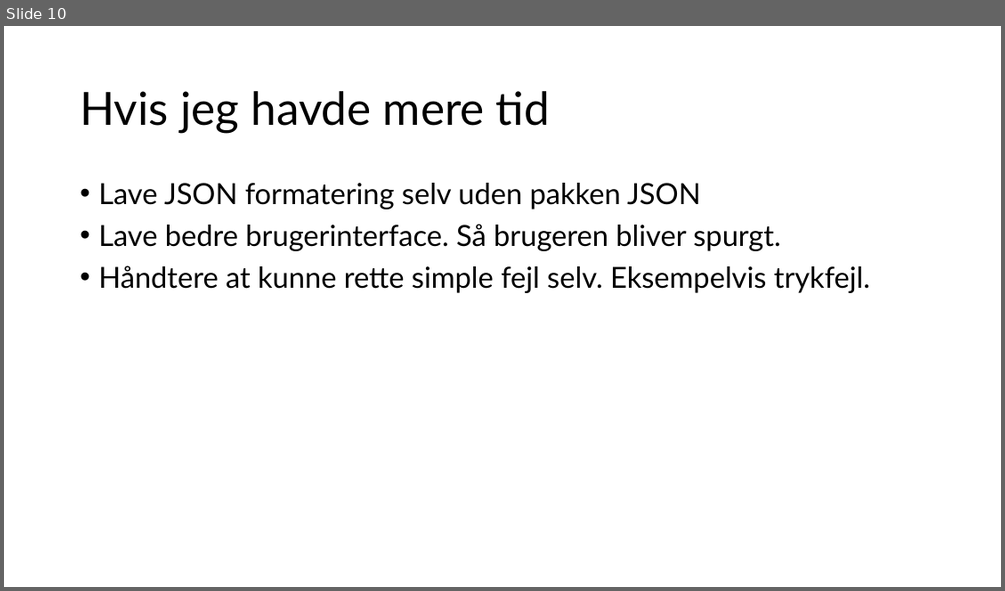
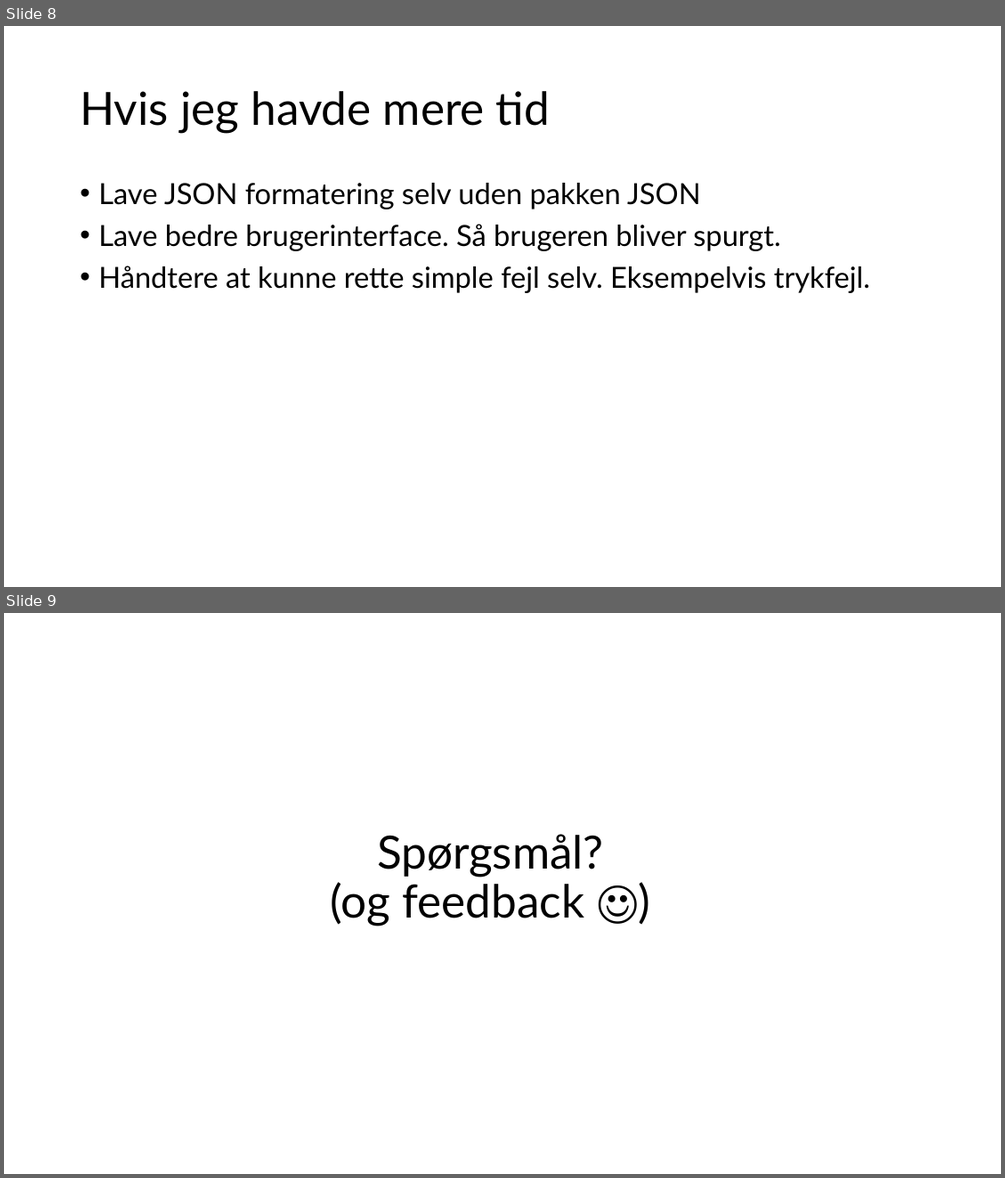
Before and after one commit to viktorbilde-debug/parser-opgaven, a slide deck: Parseropgave.pptx. Shown one above the other, each under a label of ours: slide 10 before the commit, slides 8 and 9 after it. The pictures are 1005x591 and 1005x1178 pixels, drawn with LibreOffice and Linux fonts; fonts in the diff are those of the drawing. Boxes give left, top, right and bottom in pixels: in the first picture for what was removed or moved away, otherwise in the second. Text is boxed around its words. In the diff, an @@ line names an element or a change of style, - is before the commit and + after.

```diff
--- a/Parseropgave.pptx
+++ b/Parseropgave.pptx
@@ slide 9 added at (4, 613, 1001, 1174), background #FFFFFF @@
@@ title added at (331, 834, 604, 926), 44 pt, text #000000 @@
+Spørgsmål?
+(og feedback ☺)
@@ what was slide 10 is now slide 8 @@
```
Also in this commit, not shown: 4 slides changed, 4 other files.
